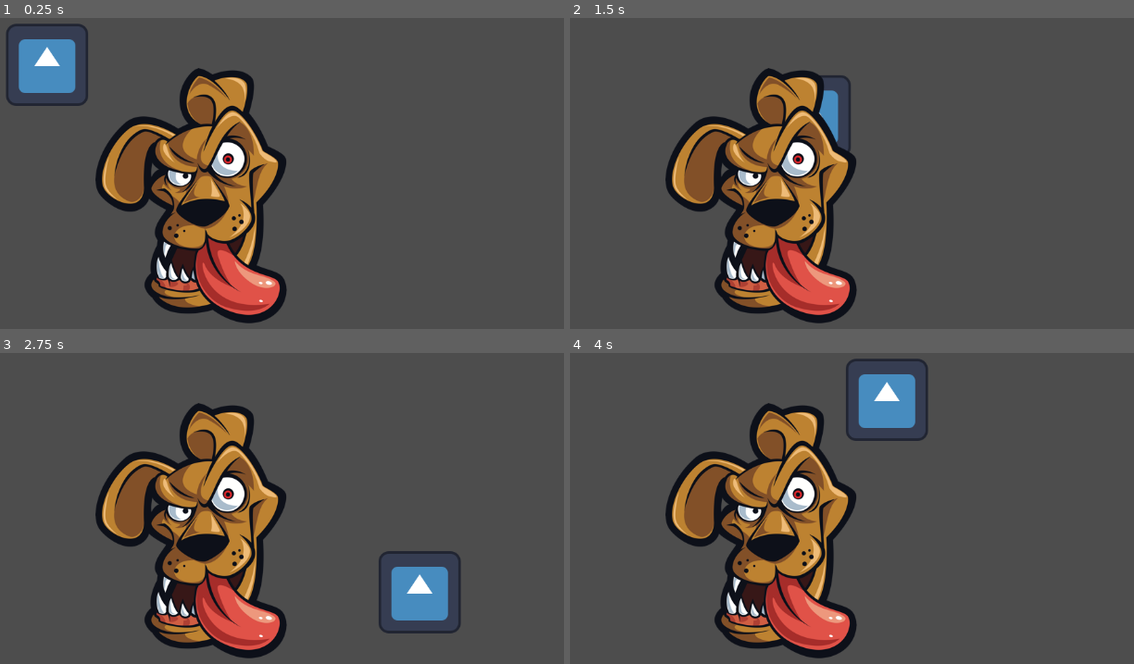
Above: before the commit, frames 1-4 (two rows, left to right).
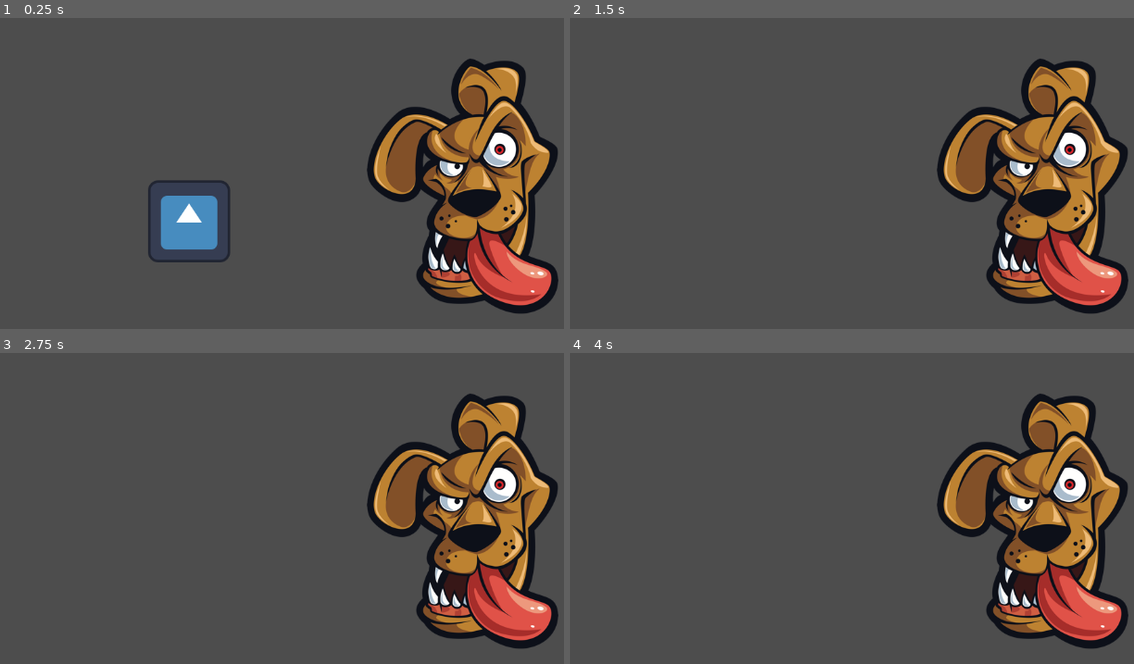
Above: after the commit, the same moments.

Repository: Wenfengkl/Justin-Performance-Task
Game: Godot game, scene res://world.tscn
The game is run twice, just before and just after one commit, with the same random seed, the same clock (stepped at 60 frames per second) and the same inputs. This scene is started directly instead of the project's main scene. The engine's default icon, where the game draws it, is replaced by a stand-in: a white triangle on a blue panel in a dark square.
Inputs:
- Up to frame 1 (0.25 s): no input
- Up to frame 2 (1.5 s): tap Enter at 0.5 s; hold D (move_right) 0.53-1.28 s; hold S (move_down) from 1.28 s (still down)
- Up to frame 3 (2.75 s): release S (move_down) at 2.03 s; hold D (move_right) from 2.03 s (still down)
- Up to frame 4 (4 s): release D (move_right) at 2.78 s; hold W (move_up) 2.78-3.53 s; hold A (move_left) from 3.53 s (still down)

The runs differ from the first frame. In frame 1, 37% of the frame differs, in the area x 1-100%, y 1-99%; in frame 2, 35%; in frame 3, 36%; in frame 4, 37%.

Commit message:
Collisions setup

Diff:
--- a/Player.gd
+++ b/Player.gd
@@ -18,3 +18,10 @@
 	if velocity.length() > 0:
 		velocity = velocity.normalized()*Speed
 	position += velocity * delta
+
+
+
+
+
+func _on_body_entered(body):
+	hide()
--- a/enemy.tscn
+++ b/enemy.tscn
@@ -3,8 +3,8 @@
 [ext_resource type="Texture2D" uid="uid://clwpo83yorvtm" path="res://enemy.png" id="1_1b6bd"]
 
 [sub_resource type="CapsuleShape2D" id="CapsuleShape2D_mlv2w"]
-radius = 170.0
-height = 432.0
+radius = 168.0
+height = 422.0
 
 [node name="Enemy" type="RigidBody2D"]
 gravity_scale = 2.66454e-15
--- a/world.tscn
+++ b/world.tscn
@@ -6,5 +6,9 @@
 [node name="World" type="Node2D"]
 
 [node name="Player" parent="." instance=ExtResource("1_6vo5j")]
+position = Vector2(221, 244)
 
 [node name="Enemy" parent="." instance=ExtResource("2_o76n0")]
+position = Vector2(423, -15)
+
+[connection signal="body_entered" from="Player" to="Player" method="_on_body_entered"]
